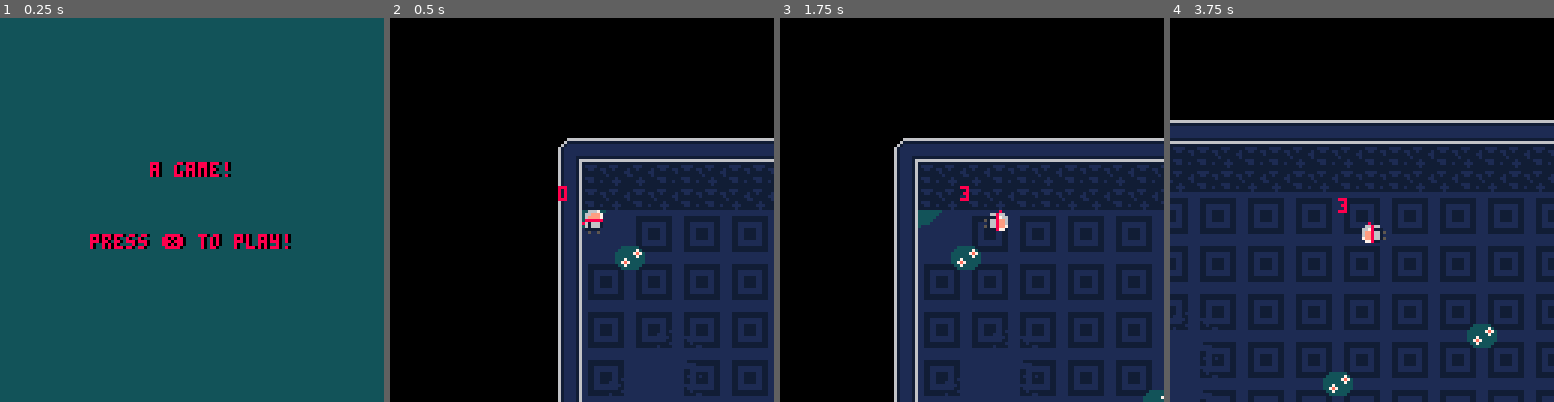
Above: before the commit, frames 1-4 (left to right).
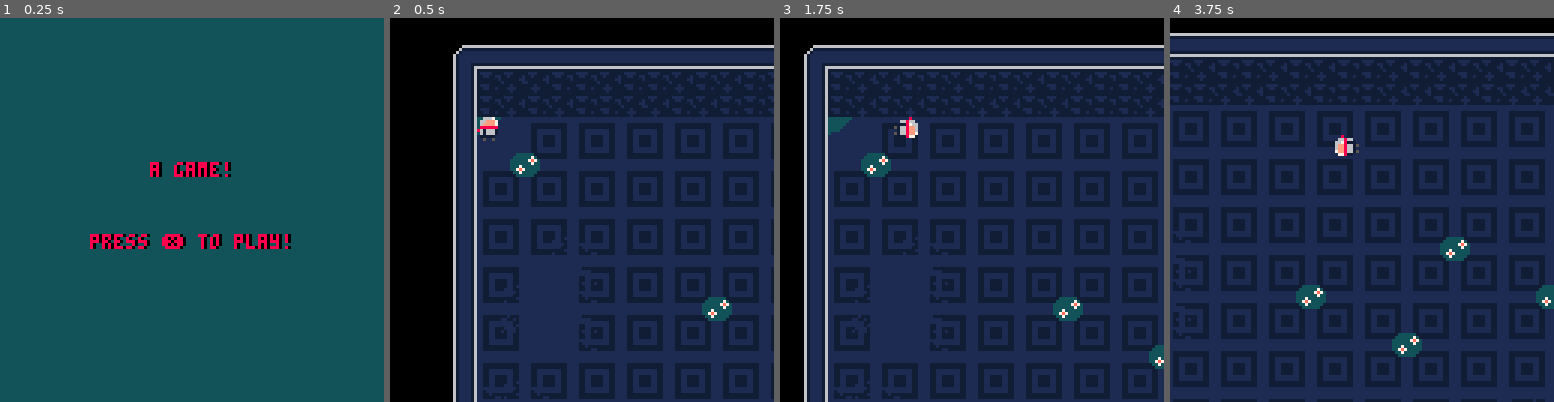
Above: after the commit, the same moments.

Repository: Nirsu/Abyssal-Quest
Game: PICO-8 cartridge abyssal_quest.p8
The game is run twice, just before and just after one commit, with the same random seed, the same clock (stepped at 60 frames per second) and the same inputs.
Inputs:
- Up to frame 1 (0.25 s): no input
- Up to frame 2 (0.5 s): tap X (X key) at 0.33 s
- Up to frame 3 (1.75 s): tap O (Z key) at 0.7, 1.7 s; tap X (X key) at 1.07 s; hold Right from 1.6 s (still down)
- Up to frame 4 (3.75 s): tap X (X key) at 1.85, 2.97 s; release Right at 2.1 s; tap O (Z key) every 0.4 s from 2.1 to 3.7 s; hold Up 2.15-2.42 s; hold Right 2.47-3.03 s; hold Left 3.08-3.58 s; hold Down from 3.63 s (still down)

Frame 1 is identical in both runs. In frame 2, 59% of the frame differs, in the area x 16-100%, y 7-100%; in frame 3, 64%, in the area x 6-100%, y 7-100%; in frame 4, 63%.

Commit message:
[FEAT]: add camera handling

Diff:
--- a/abyssal_quest.p8
+++ b/abyssal_quest.p8
@@ -58,12 +58,14 @@
     can_roll=true,
   }
 
+  init_phantom()
+
   _update60=game_update
   _draw=game_draw
 end
 
 function game_update()
-  update_camera()
+  update_camera(boss)
   update_p()
 end
 
@@ -71,6 +73,7 @@
   cls()
   map(0,0,0,0,254, 254)
   draw_p()
+  draw_phantom()
 end
 
 -->8
@@ -125,7 +128,6 @@
 end
 
 function draw_p()
-  print(p.timer_dodge, p.x - 8, p.y - 8, 7)
 
   if (p_moving) then
     if (p_dodging) then
@@ -157,10 +159,41 @@
 end
 
 -->8
+--Phantom Blade
+
+function init_phantom()
+  boss = {
+    x=128,
+    y=128,
+    speed=3,
+    pv=100,
+  }
+end
+
+function draw_phantom()
+  -- spr(16, boss.x, boss.y, 1, 1, false)
+  rectfill(boss.x, boss.y, boss.x + 16, boss.y + 16, 7)
+end
+
+-->8
 --camera
 
-function update_camera()
-  camera(p.x - 64, p.y - 64)
+function lerp(a, b, t)
+  return a + (b - a) * t
+end
+
+function update_camera(target)
+  local focusMargin = 0.3 -- Controle la distance entre le joueur et le point de focalisation (0 = sur le joueur, 1 = sur la cible)
+
+  -- Calcule le point intermediaire entre le joueur et la cible
+  local focusX = lerp(p.x, target.x, focusMargin)
+  local focusY = lerp(p.y, target.y, focusMargin)
+
+  -- Positionne la caméra pour qu'elle centre ce point intermédiaire, tout en assurant une marge autour du joueur
+  local camX = focusX - 64 -- Assurez-vous que 64 est la moitié de la largeur de votre écran de vue
+  local camY = focusY - 64 -- Assurez-vous que 64 est la moitié de la hauteur de votre écran de vue
+
+  camera(camX, camY)
 end
 
 -->8
